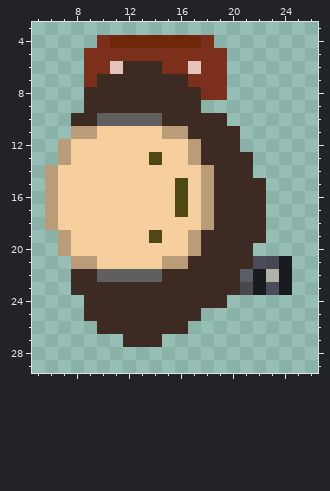
A pixel-art sprite gets an edit: Twardowski/Twardowski/sprites/spr_twardowski_walk_strip2/layers/a088de12-7fd3-4b06-a5c3-0e4493091957/e682f2f0-5420-4226-aa17-5a6e8fdd561b.png. This is how it looked before the edit.
The file is 32x32 pixels. Colours within 5 levels of each other are drawn and written as one. Shown: x 5..26, y 3..29.
After:
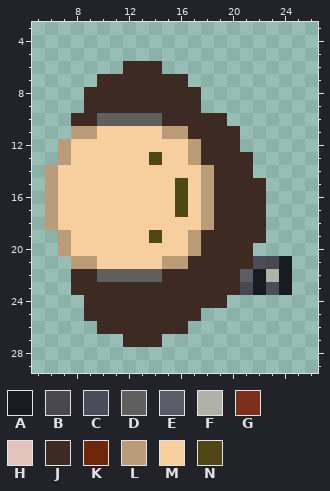
Palette (. is transparent): A #181b20  B #494850  C #4c4b59  D #5f5f5f  E #5a5c68  F #b0b2a7  G #7c2f1b  H #e4c3bc  J #3d2a23  K #6e2709  L #ba9c78  M #f7cf9f  N #4f4714
Changes in this commit:
@@ x 7..21 @@
  3 ...............
- 4 ...GKKKKKKKG...
- 5 ..GGGGGGGGGGG..
- 6 ..GGHJJJGGHGG..
- 7 ..GJJJJJJJGGG..
- 8 ..JJJJJJJJJGG..
+ 4 ...............
+ 5 ...............
+ 6 .....JJJ.......
+ 7 ...JJJJJJJ.....
+ 8 ..JJJJJJJJJ....
  9 ..JJJJJJJJJ....
Boxes around the changes in both pictures, in picture pixels (x1, y1, x2, y2):
erased: (84, 35, 227, 100)
